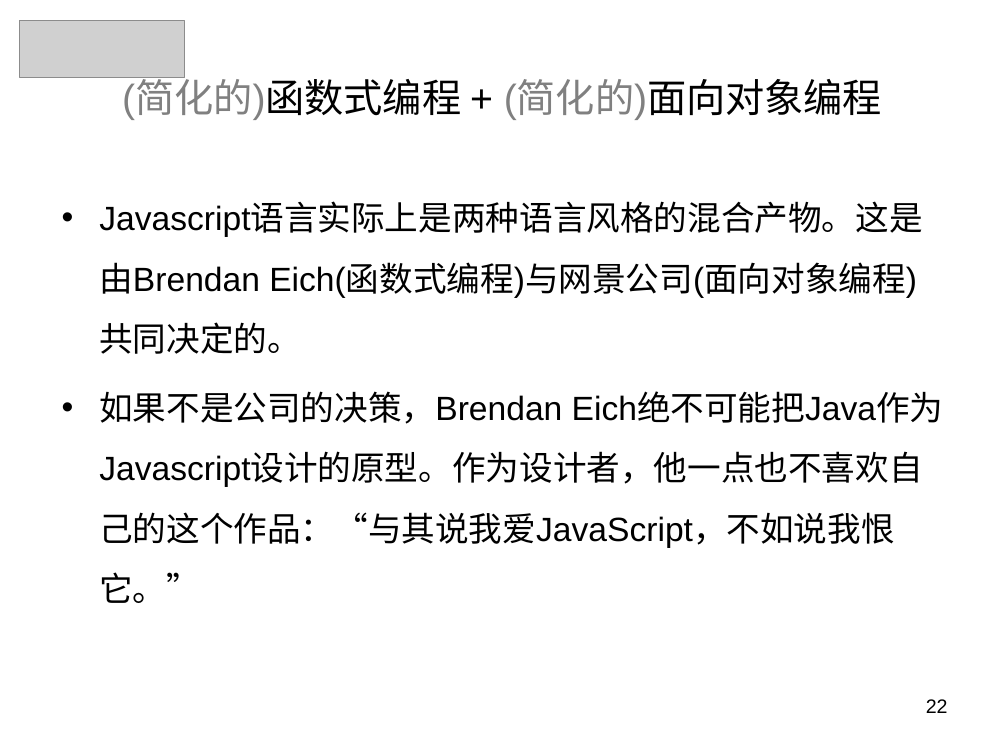
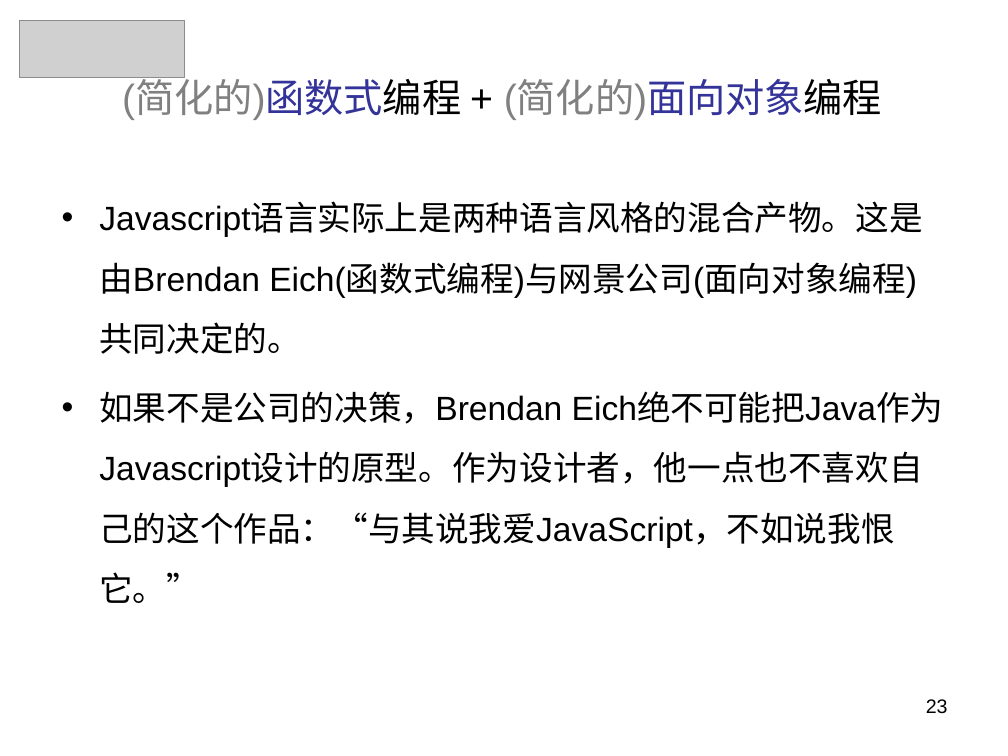
Before and after one commit to panxuepeng/javascript, a slide deck: slide 23 of ppt/1-1（第一天课程）.ppt (slide 22 before the commit). Drawn at 1008x756 pixels with LibreOffice and Linux fonts; fonts in the diff are those of the drawing; grey boxes stand for pictures. Boxes give left, top, right and bottom in pixels: in the first picture for what was removed or moved away, otherwise in the second. Text is boxed around its words. In the diff, an @@ line names an element or a change of style, - is before the commit and + after.

```diff
--- a/ppt/1-1（第一天课程）.ppt
+++ b/ppt/1-1（第一天课程）.ppt
@@ text "(简化的)函数式编程 + (简化的)面向对象编程" at [122,81,882,120]: text colour #000000 to #333399 in "(简化的)函数式编程 (简化的)面向对象编程" @@
@@ page number at [926,699,948,714]: text changed @@
-22
+23
```
Also in this commit, not shown: 58 other slides changed, 13 slides added, 2 slides removed, 1 other file.
